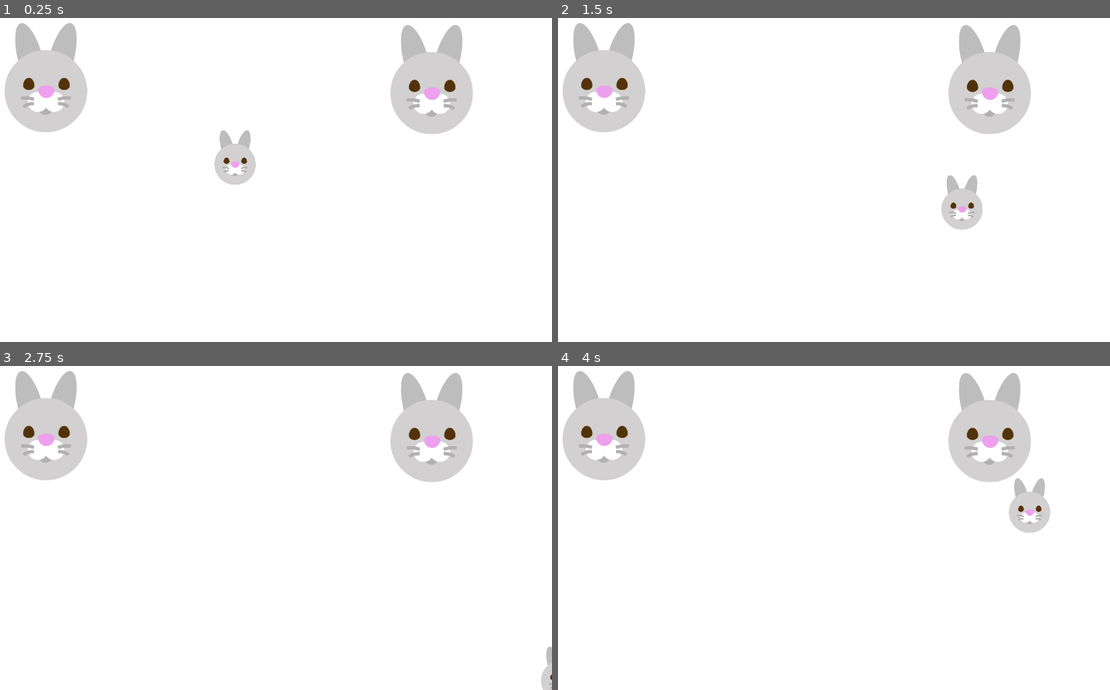
Above: before the commit, frames 1-4 (two rows, left to right).
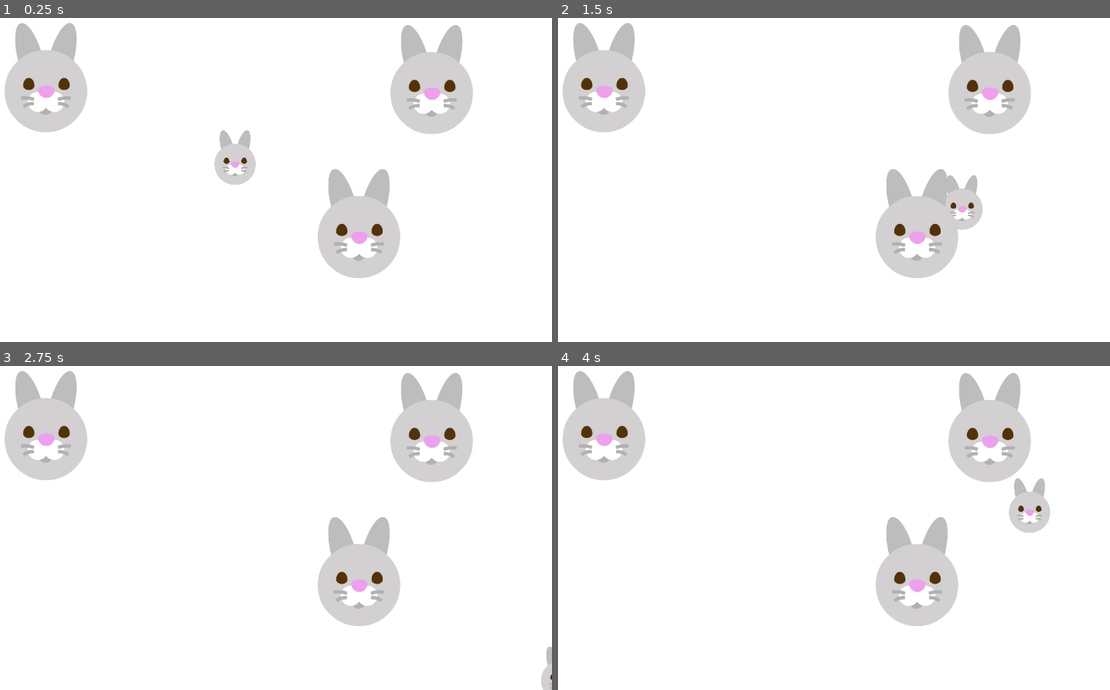
Above: after the commit, the same moments.

Repository: c1foZ/meowfunction
Game: Godot game, scene res://main.tscn
Same seed, same stepped clock (60 frames per second), same inputs: the game is played once before the commit and once after it.
Inputs:
- Up to frame 1 (0.25 s): no input
- Up to frame 2 (1.5 s): tap Enter at 0.5 s; hold D (move_right) 0.53-1.28 s; hold S (move_down) from 1.28 s (still down)
- Up to frame 3 (2.75 s): release S (move_down) at 2.03 s; hold D (move_right) from 2.03 s (still down)
- Up to frame 4 (4 s): release D (move_right) at 2.78 s; hold W (move_up) 2.78-3.53 s; tap Space at 3.5 s; hold A (move_left) from 3.53 s (still down)

The runs differ from the first frame. In frame 1, 3.4% of the frame differs, in the area x 57-73%, y 46-81%; in frame 2, 3.3%; in frame 3, 3.4%; in frame 4, 3.4%.

Commit message:
change position

Diff:
--- a/main.tscn
+++ b/main.tscn
@@ -19,3 +19,7 @@
 [node name="Rabbit2" type="Sprite2D" parent="."]
 position = Vector2(1546, 262)
 texture = ExtResource("3_h2yge")
+
+[node name="Rabbit3" type="Sprite2D" parent="."]
+position = Vector2(1320, 711)
+texture = ExtResource("3_h2yge")
